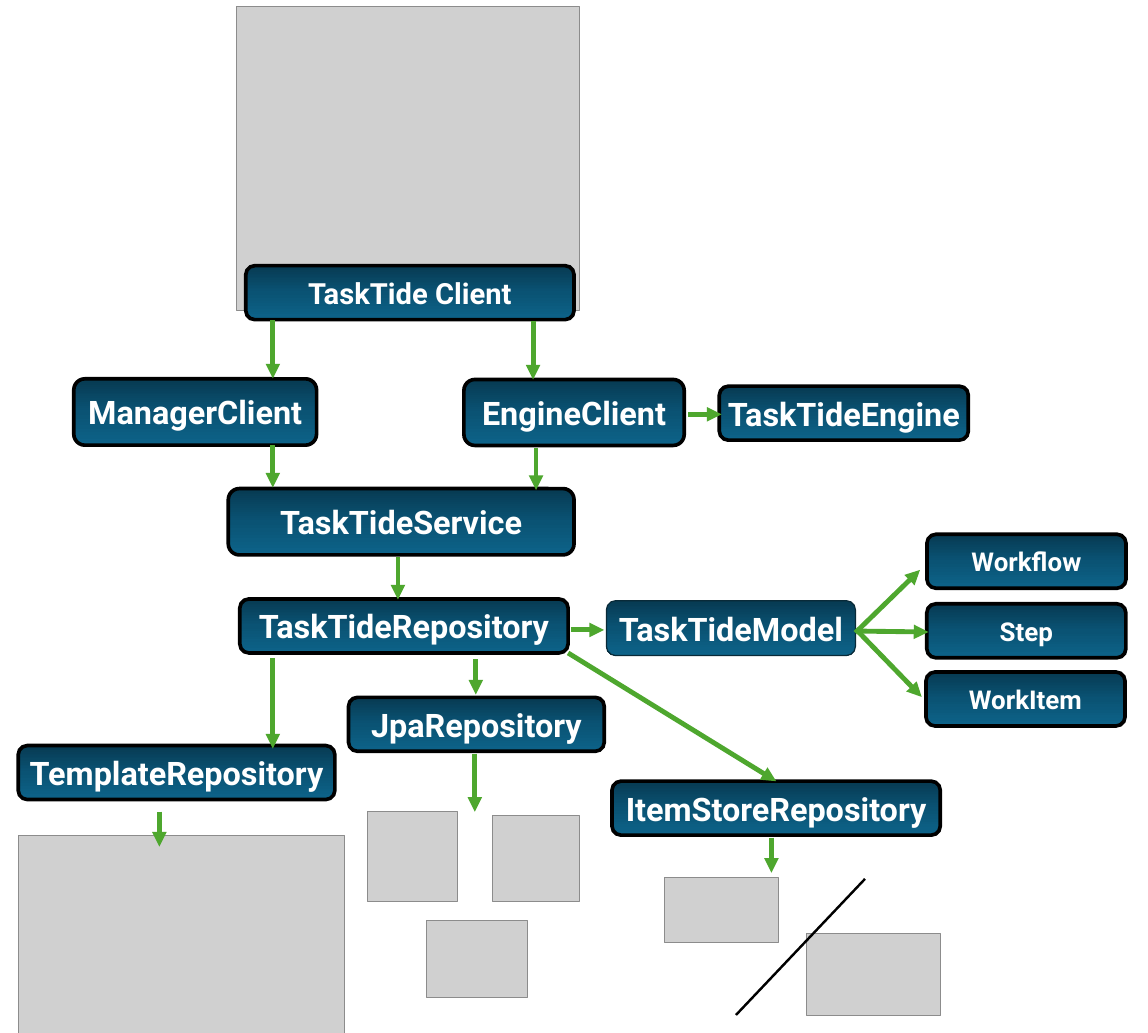
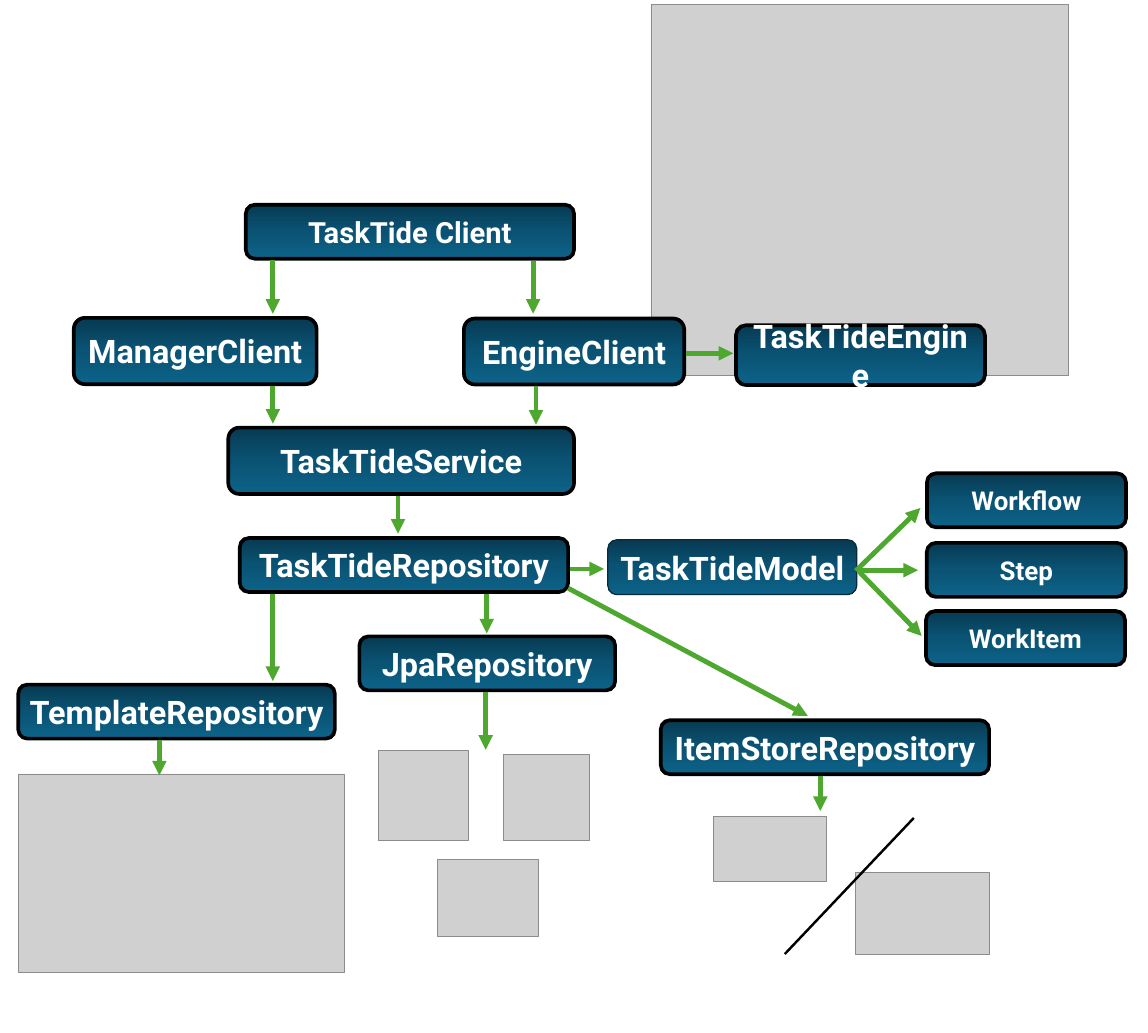
Before and after one commit to BrenKenna/TaskTide, a slide deck: slide 6 of tasktide/docs/Diagrams/Diagrams.pptx (slide 8 before the commit). Drawn at 1148x1033 pixels with LibreOffice and Linux fonts; fonts in the diff are those of the drawing; grey boxes stand for pictures. Boxes give left, top, right and bottom in pixels: in the first picture for what was removed or moved away, otherwise in the second. Text is boxed around its words. In the diff, an @@ line names an element or a change of style, - is before the commit and + after.

```diff
--- a/tasktide/docs/Diagrams/Diagrams.pptx
+++ b/tasktide/docs/Diagrams/Diagrams.pptx
@@ picture: place and size @@
-picture at (237,6,579,310)
+picture at (651,5,1068,375)
@@ arrow moved from (273, 321) - (273, 378) to (273, 261) - (273, 314) @@
@@ arrow moved from (533, 321) - (533, 380) to (533, 261) - (533, 314) @@
@@ rounded rectangle "TaskTideEngine": place and size @@
-rounded rectangle "TaskTideEngine" at (719,386,968,440)
+rounded rectangle "TaskTideEngine" at (736,325,985,385)
@@ arrow moved from (688, 415) - (721, 415) to (686, 353) - (733, 353) @@
@@ arrow moved from (273, 445) - (273, 487) to (273, 386) - (273, 424) @@
@@ arrow moved from (536, 448) - (536, 490) to (536, 386) - (536, 424) @@
@@ arrow moved from (398, 557) - (398, 599) to (398, 496) - (398, 533) @@
@@ 10 rounded rectangles, 3 arrows, 1 picture: place and size @@
-10 rounded rectangles, 3 arrows, 1 picture at (18,266,1125,1033)
+10 rounded rectangles, 3 arrows, 1 picture at (18,205,1125,972)
@@ arrow moved from (273, 658) - (273, 749) to (273, 594) - (273, 681) @@
@@ arrow moved from (476, 659) - (476, 694) to (487, 594) - (487, 633) @@
@@ arrow moved from (568, 653) - (776, 781) to (568, 588) - (808, 716) @@
@@ arrow moved from (861, 631) - (928, 632) to (858, 570) - (918, 570) @@
@@ 3 pictures, 1 rounded rectangle, 1 arrow: place and size @@
-3 pictures, 1 rounded rectangle, 1 arrow at (349,697,605,997)
+3 pictures, 1 rounded rectangle, 1 arrow at (359,637,615,936)
@@ arrow moved from (159, 812) - (159, 847) to (159, 740) - (159, 775) @@
@@ 2 pictures, 1 rounded rectangle, 1 line, 1 arrow: place and size @@
-2 pictures, 1 rounded rectangle, 1 line, 1 arrow at (612,781,940,1015)
+2 pictures, 1 rounded rectangle, 1 line, 1 arrow at (661,720,989,954)
```
Also in this commit, not shown: 3 other slides changed, 1 other file.
